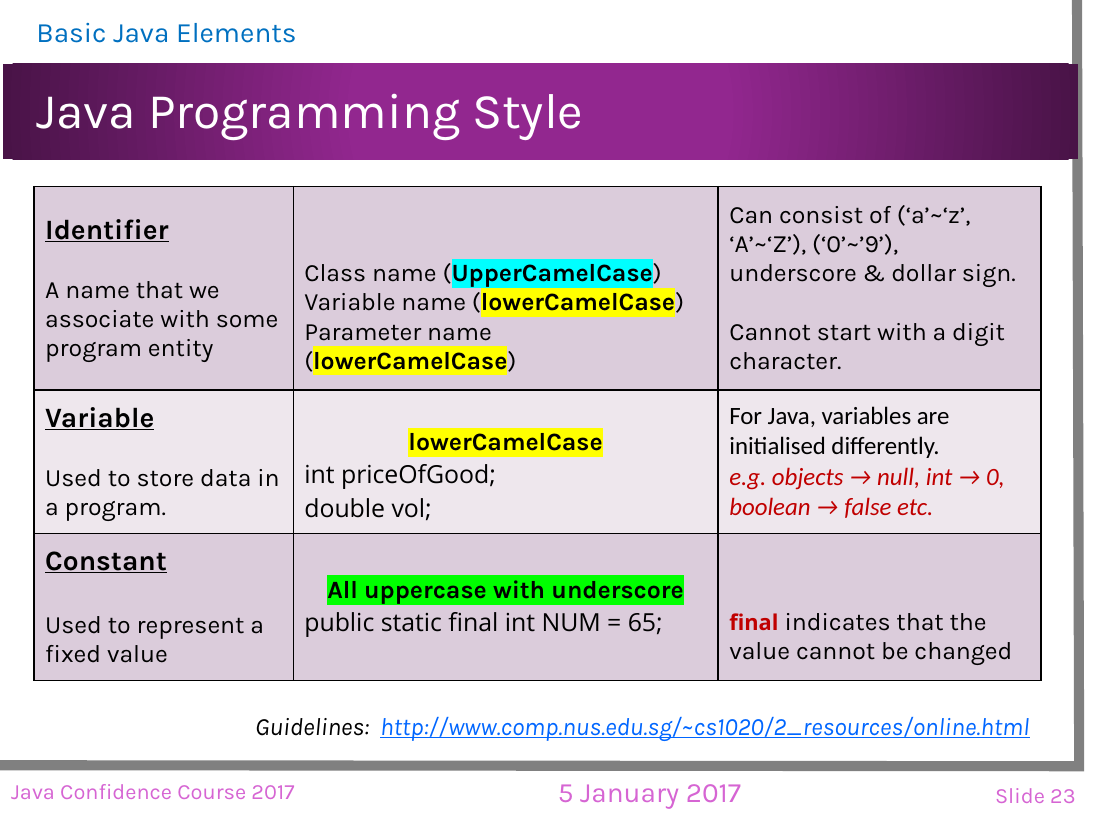
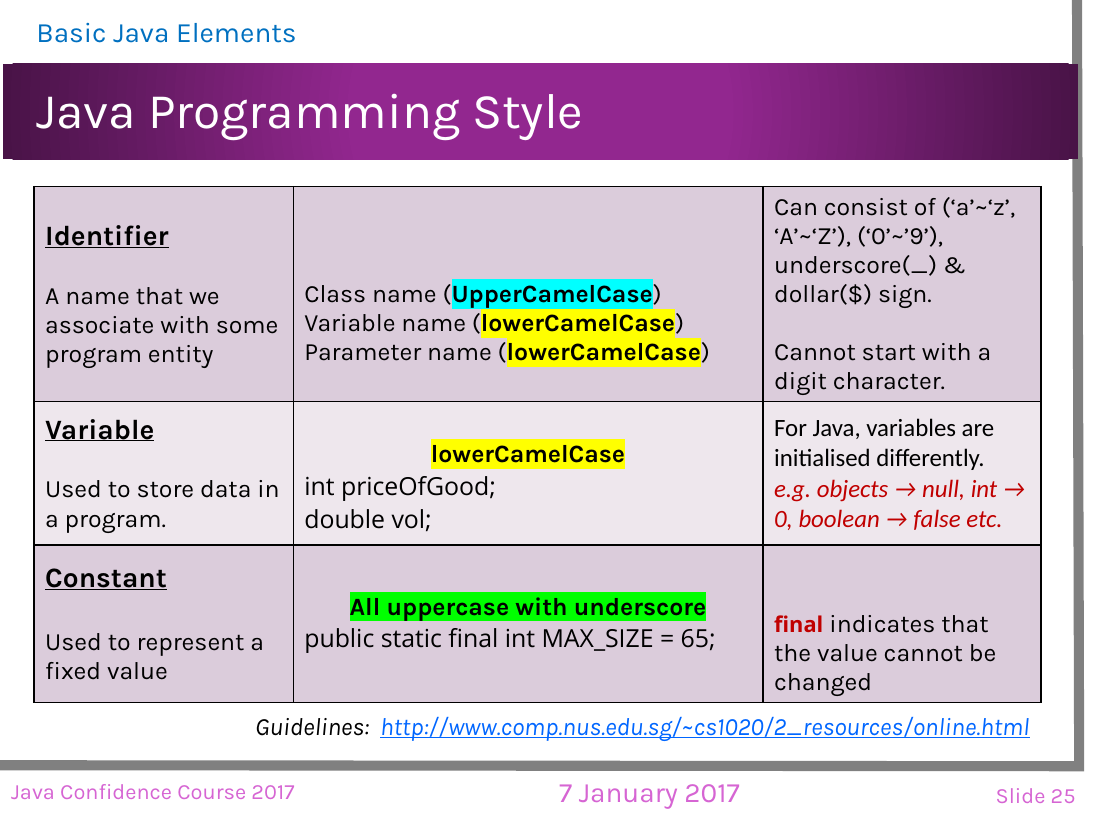
Before and after one commit to landuomu/JCC2017, a slide deck: slide 25 of Slides/JCC2017.pptx (slide 23 before the commit). Drawn at 1120x840 pixels with LibreOffice and Linux fonts; fonts in the diff are those of the drawing; background and template pictures are left out. Boxes give left, top, right and bottom in pixels: in the first picture for what was removed or moved away, otherwise in the second. Text is boxed around its words. In the diff, an @@ line names an element or a change of style, - is before the commit and + after.

```diff
--- a/Slides/JCC2017.pptx
+++ b/Slides/JCC2017.pptx
@@ table at <box>34,187,1039,700</box> @@
-row 1, column 3: Can consist of (‘a’~‘z’, ‘A’~‘Z’), (‘0’~’9’), underscore & dollar sign. / Cannot start with a digit character.
+row 1, column 3: Can consist of (‘a’~‘z’, ‘A’~‘Z’), (‘0’~’9’), underscore(_) & dollar($) sign. / Cannot start with a digit character.
-row 3, column 2: All uppercase with underscore / public static final int NUM = 65;
+row 3, column 2: All uppercase with underscore / public static final int MAX_SIZE = 65;
@@ text at <box>559,784,739,808</box>: text changed @@
-5 January 2017
+7 January 2017
@@ page number at <box>996,788,1076,803</box>: text changed @@
-Slide 23
+Slide 25
```
Also in this commit, not shown: 78 other slides changed, 3 slides added.
